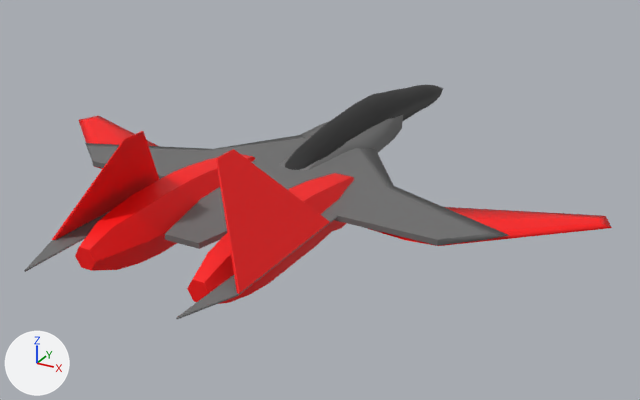
The FBX model Build/data/MODEL/mesh/sentouki.fbx: old version first, new version second.
Before and after are seen from a 50 mm lens placed at (0.0681, -0.1565, 0.0614), pointed at (-0.0075, -0.0191, -0.0073). The axes (+X, +Y, +Z) are drawn at lower left. The lights are the same throughout. The first picture is the older version. Where no turn or scale is listed for an object, it has been applied to the vertices.

Names of what the first picture shows: 'BackWingL', 'BackWingR', 'Body', 'BodyWing', 'EngineL', 'EngineR', 'Head', 'MoveBackWingL', 'MoveBackWingR', 'MoveWingL', 'MoveWingR'.
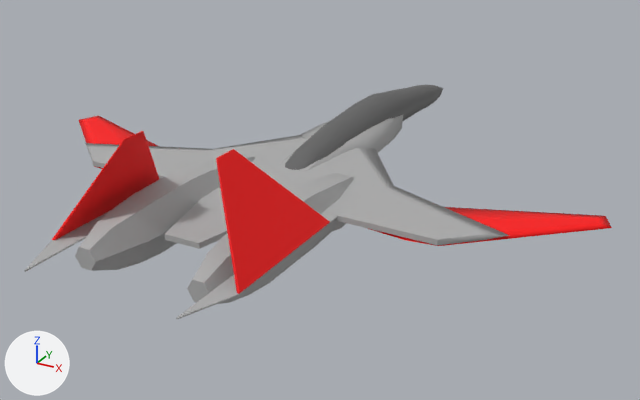
The newer file is also turned or shifted as a whole; pictures and numbers use the older file's frame.

The edits, one by one:
Material 'phong2' (mat_phong2) is new.
Its base color is (0.129, 0.129, 0.129) (dark grey #656565).
Its roughness is 0.553.
Material 'blinn5' (mat_blinn5) is new.
Its base color is (0.425, 0.425, 0.425) (grey #aeaeae).
Its roughness is 0.749.
me_mesh_007 has 92 vertices, 180 faces and spans x -0.0049..0.0049, y -0.0244..0.0247, z -0.0059..0.0047.
me_mesh_007 no longer uses material mat_phong3 (red #ff0000).
me_mesh_007 gains material mat_blinn5 (grey #aeaeae).
me_mesh has 34 vertices, 64 faces and spans x -0.0094..0.0094, y -0.0355..0.0184, z -0.002..0.002.
me_mesh no longer uses material mat_phong1 (grey #6f6f6f).
me_mesh gains material mat_blinn5 (grey #aeaeae).
me_mesh_010 has 201 vertices, 398 faces and spans x -0.0043..0.0043, y -0.0506..0.0262, z -0.0013..0.0088.
me_mesh_010 no longer uses material mat_phong4 (black #212121).
me_mesh_010 gains material mat_phong2 (dark grey #656565).
me_mesh_008 has 24 vertices, 44 faces and spans x -0.0018..0.0018, y -0.0216..0.022, z -0.0002..0.0002.
me_mesh_008 no longer uses material mat_phong1 (grey #6f6f6f).
me_mesh_008 gains material mat_blinn5 (grey #aeaeae).
me_mesh_005 has 35 vertices, 66 faces and spans x -0.0436..0.0436, y -0.0258..0.0373, z -0.0005..0.0005.
me_mesh_005 no longer uses material mat_phong1 (grey #6f6f6f).
me_mesh_005 gains material mat_blinn5 (grey #aeaeae).
me_mesh_009 has 24 vertices, 44 faces and spans x -0.0018..0.0018, y -0.0216..0.022, z -0.0002..0.0002.
me_mesh_009 no longer uses material mat_phong1 (grey #6f6f6f).
me_mesh_009 gains material mat_blinn5 (grey #aeaeae).
me_mesh_006 has 92 vertices, 180 faces and spans x -0.0049..0.0049, y -0.0244..0.0247, z -0.0059..0.0047.
me_mesh_006 no longer uses material mat_phong3 (red #ff0000).
me_mesh_006 gains material mat_blinn5 (grey #aeaeae).

Changed parts and their boxes (x1, y1, x2, y2) in the pictures (640 x 400 px):
'BodyWing', recoloured (lighter): (85, 135, 509, 249) in both
'EngineL', recoloured (red to grey): (75, 154, 255, 271) in both
'Head', recoloured (black to dark grey): (285, 85, 443, 170) in both
'EngineR', recoloured (red to grey): (187, 173, 354, 304) in both
'Body', recoloured (lighter): (279, 115, 403, 171) in both
'BackWingR', recoloured: (176, 212, 338, 319) in both
'BackWingL', recoloured (lighter): (24, 210, 111, 272) in both
